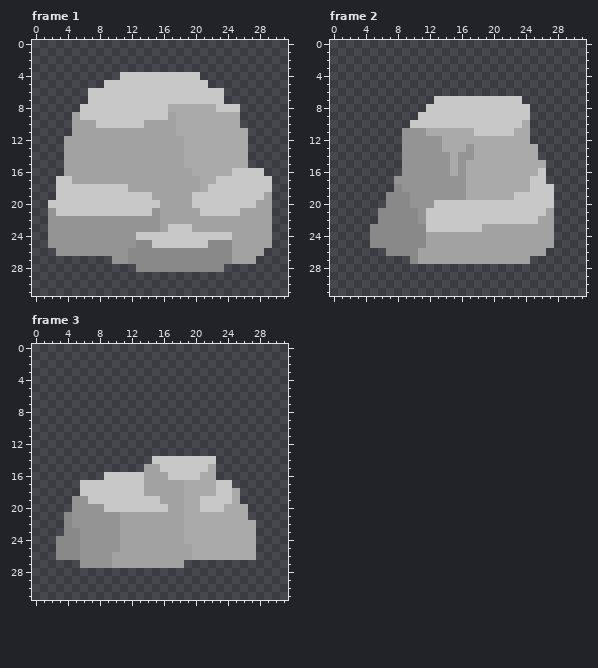
File history of a pixel-art file, assets/sprites/rock.aseprite. The picture above is the old version.
32x32 pixels, 3 frames. Shown: frame 1, frame 2, frame 3.
After:
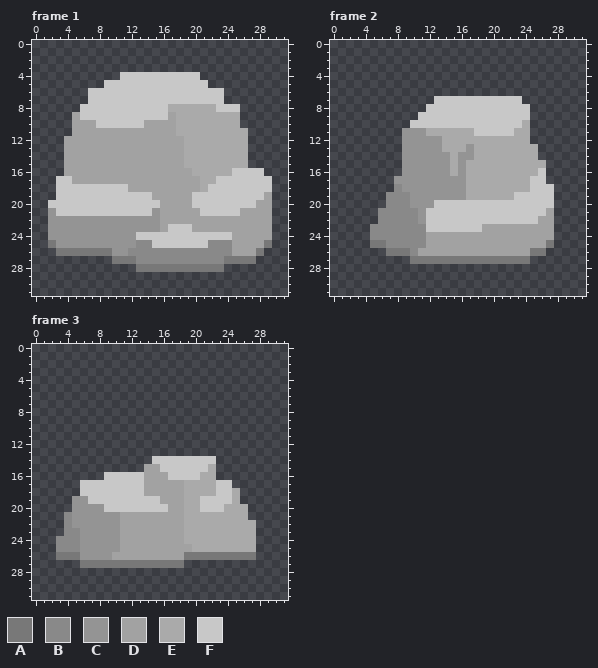
Palette (. is transparent): A #787878  B #898989  C #949494  D #a2a2a2  E #aaaaaa  F #c8c8c8
Diff:
Frame 1:
y 25: x 2 C -> A; x 29 D -> A
y 26: x 3..9 CCCCCCC -> AAAAAAA; x 28 D -> A
y 27: x 10..12 CCB -> AAA; x 24..27 BDDD -> AAAA
y 28: x 13..23 BBBBBBBBBBB -> AAAAAAAAAAA
Frame 2:
y 25: x 5..6 BB -> AA; x 27 D -> A
y 26: x 7..9 BBB -> AAA; x 25..26 DD -> AA
y 27: x 10..24 BDDDDDDDDDDDDDD -> AAAAAAAAAAAAAAA
Frame 3:
y 26: x 3..5 BBB -> AAA; x 19..27 DEEEEEEEE -> AAAAAAAAA
y 27: x 6..18 CCCCDDDDDDDDD -> AAAAAAAAAAAAA
Where, in picture pixels (left, top, right, bottom), the same in both pictures:
changed: (48, 240, 272, 272)
changed: (370, 240, 554, 264)
changed: (56, 552, 256, 568)
